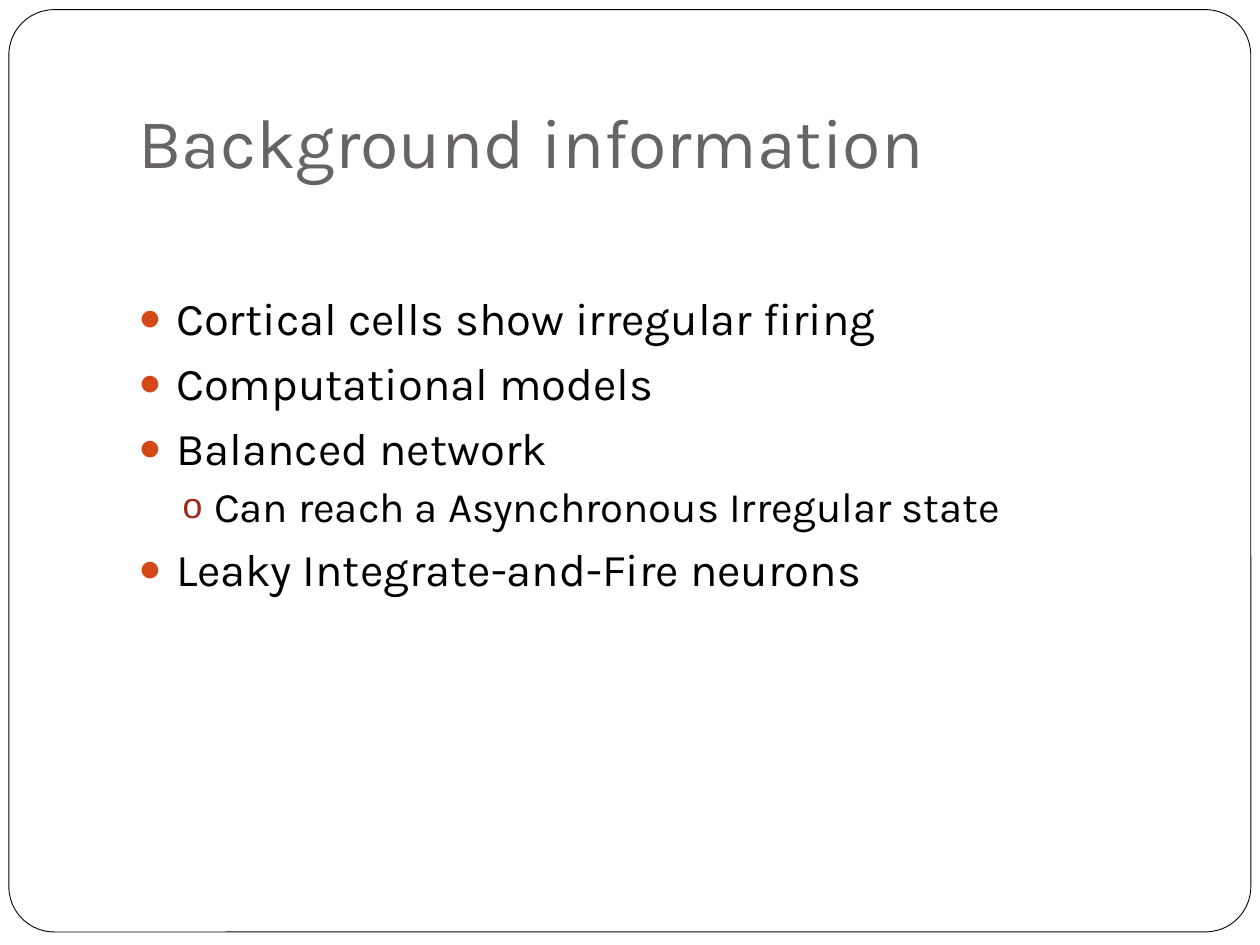
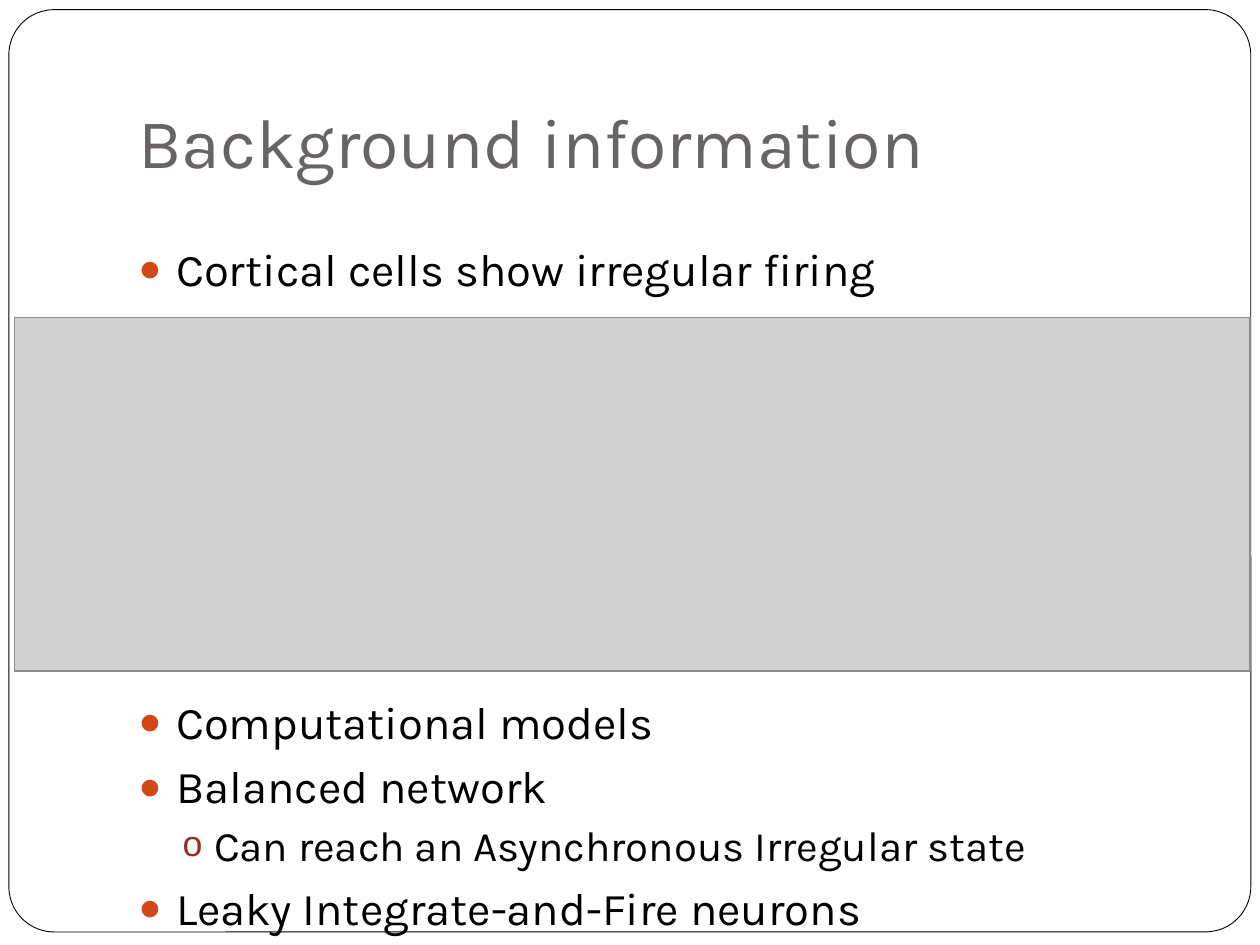
Before and after one commit to jiribrummer/Balanced_network, a slide deck: slide 4 of Final presentation bachelor thesis Jiri Brummer - dynamics of balanced network.pptx. Drawn at 1260x945 pixels with LibreOffice and Linux fonts; fonts in the diff are those of the drawing; grey boxes stand for pictures. Boxes give left, top, right and bottom in pixels: in the first picture for what was removed or moved away, otherwise in the second. Text is boxed around its words. In the diff, an @@ line names an element or a change of style, - is before the commit and + after.

```diff
--- a/Final presentation bachelor thesis Jiri Brummer - dynamics of balanced network.pptx
+++ b/Final presentation bachelor thesis Jiri Brummer - dynamics of balanced network.pptx
@@ text "Cortical cells show irregular firing": place and size @@
-text "Cortical cells show irregular firing" at [176, 303, 1000, 598]
+text "Cortical cells show irregular firing" at [176, 254, 1025, 937]
@@ picture added at [15, 318, 1250, 670] @@
@@ text at [214, 832, 1025, 872]: text changed @@
-  o Can reach a Asynchronous Irregular state
+  o Can reach an Asynchronous Irregular state
```
Also in this commit, not shown: 15 other slides changed, 2 slides added, 11 other files.
